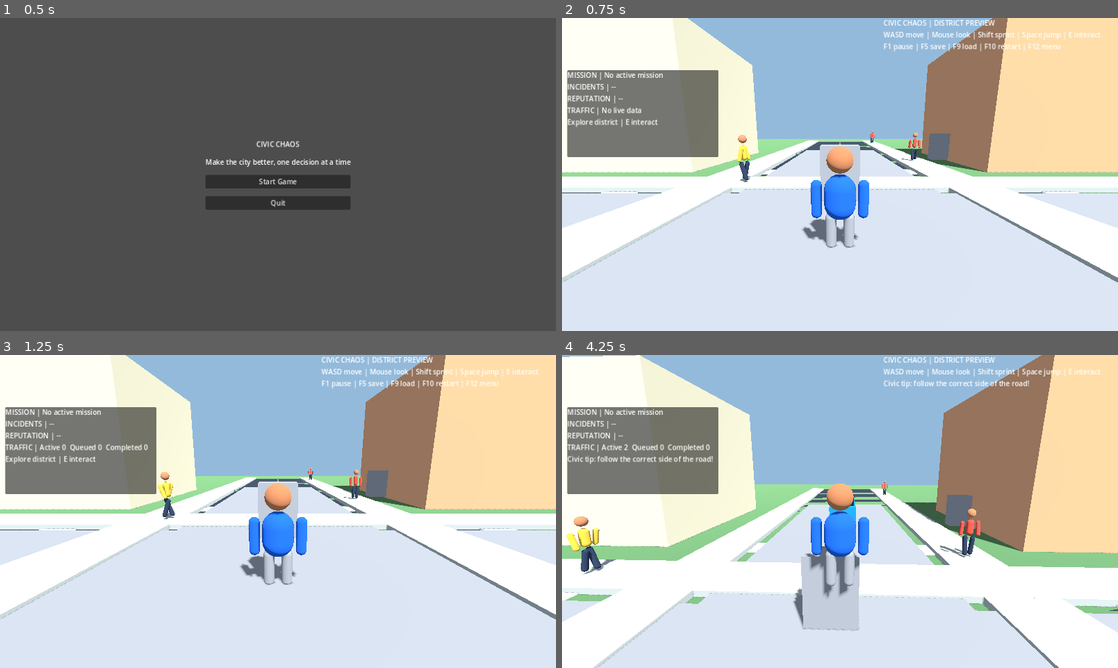
Above: before the commit, frames 1-4 (two rows, left to right).
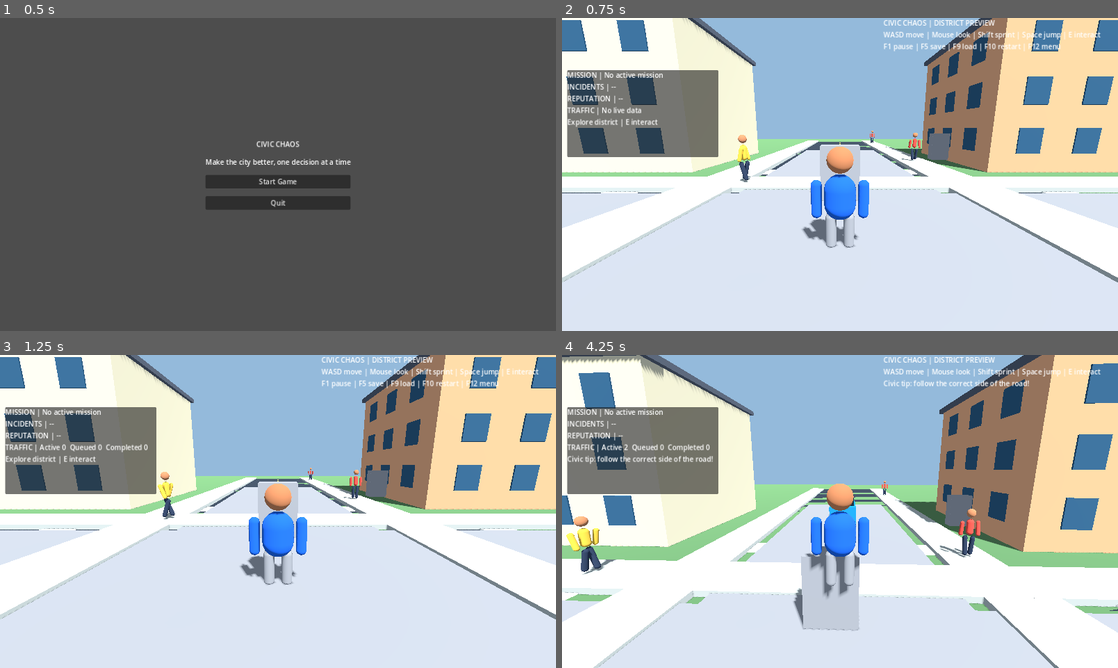
Above: after the commit, the same moments.

Repository: gauravprajapat-23/civic-chaos
Game: Godot game, scene res://scenes/core/menu.tscn
Two runs of this game, one before a commit and one after it. Both use one fixed random seed, a clock stepped at 60 frames per second and the inputs below.
Inputs (mouse positions are in pixels of both pictures, inside the frame that each line leads up to):
- Up to frame 1 (0.5 s): no input
- Up to frame 2 (0.75 s): click "Start Game" at 0.5 s
- Up to frame 3 (1.25 s): no input
- Up to frame 4 (4.25 s): tap Enter at 1.25 s; move the mouse to (867, 511) at 1.27 s; hold E (interact) 1.28-2.03 s; hold W (move_forward) from 1.28 s (still down); tap Space (jump) at 1.52, 2.27, 3.77 s; move the mouse to (812, 511) at 2.02 s; tap Shift (sprint) at 2.1, 3.6 s; move the mouse to (851, 505) at 2.77 s; hold E (interact) 2.78-3.53 s; move the mouse to (834, 517) at 3.52 s

Frame 1 is identical in both runs. In frame 2, 6.5% of the frame differs, in the area x 0-100%, y 0-45%; in frame 3, 6.5%; in frame 4, 6.9%, in the area x 0-100%, y 0-56%.

Commit message:
feat(world): add building windows doors and roof trims

Diff:
--- a/scripts/world/neighborhood.gd
+++ b/scripts/world/neighborhood.gd
@@ -75,6 +75,7 @@
         mesh.material_override = _material(building_colors[color_index])
     if block_name.begins_with("Building_"):
         mesh.add_to_group("lod_meshes")
+        _decorate_building(body, size)
 
 func _material(color: Color) -> StandardMaterial3D:
     var material := StandardMaterial3D.new()
@@ -98,3 +99,36 @@
                 marking.material_override = marking_material
                 marking.position = Vector3(0, 0.025, float(side) * distance) if axis == 0 else Vector3(float(side) * distance, 0.025, 0)
                 add_child(marking)
+
+func _decorate_building(building: Node3D, size: Vector3) -> void:
+    var glass := _material(Color(0.17, 0.31, 0.40))
+    var frame := _material(Color(0.91, 0.88, 0.78))
+    var roof := _material(Color(0.30, 0.32, 0.35))
+    var trim := MeshInstance3D.new()
+    trim.name = "RoofTrim"
+    var trim_mesh := BoxMesh.new()
+    trim_mesh.size = Vector3(size.x + 0.5, 0.3, size.z + 0.5)
+    trim.mesh = trim_mesh
+    trim.position.y = size.y * 0.5 + 0.15
+    trim.material_override = roof
+    building.add_child(trim)
+    var floor_count: int = maxi(1, int(size.y / 2.5))
+    for floor_index in range(floor_count):
+        var y: float = -size.y * 0.5 + 1.7 + float(floor_index) * 2.5
+        for column in range(3):
+            var x: float = -3.0 + float(column) * 3.0
+            _facade_panel(building, "WindowFront_%d_%d" % [floor_index, column], Vector3(x, y, -size.z * 0.5 - 0.025), Vector3(1.25, 1.35, 0.07), glass)
+            _facade_panel(building, "WindowBack_%d_%d" % [floor_index, column], Vector3(x, y, size.z * 0.5 + 0.025), Vector3(1.25, 1.35, 0.07), glass)
+            _facade_panel(building, "WindowSide_%d_%d" % [floor_index, column], Vector3(-size.x * 0.5 - 0.025, y, x), Vector3(0.07, 1.35, 1.25), glass)
+    _facade_panel(building, "Entrance", Vector3(0, -size.y * 0.5 + 1.1, -size.z * 0.5 - 0.05), Vector3(1.7, 2.2, 0.10), roof)
+    _facade_panel(building, "DoorHandle", Vector3(0.6, -size.y * 0.5 + 1.1, -size.z * 0.5 - 0.12), Vector3(0.08, 0.15, 0.05), frame)
+
+func _facade_panel(parent: Node3D, panel_name: String, location: Vector3, dimensions: Vector3, material: StandardMaterial3D) -> void:
+    var panel := MeshInstance3D.new()
+    panel.name = panel_name
+    panel.position = location
+    var panel_mesh := BoxMesh.new()
+    panel_mesh.size = dimensions
+    panel.mesh = panel_mesh
+    panel.material_override = material
+    parent.add_child(panel)
